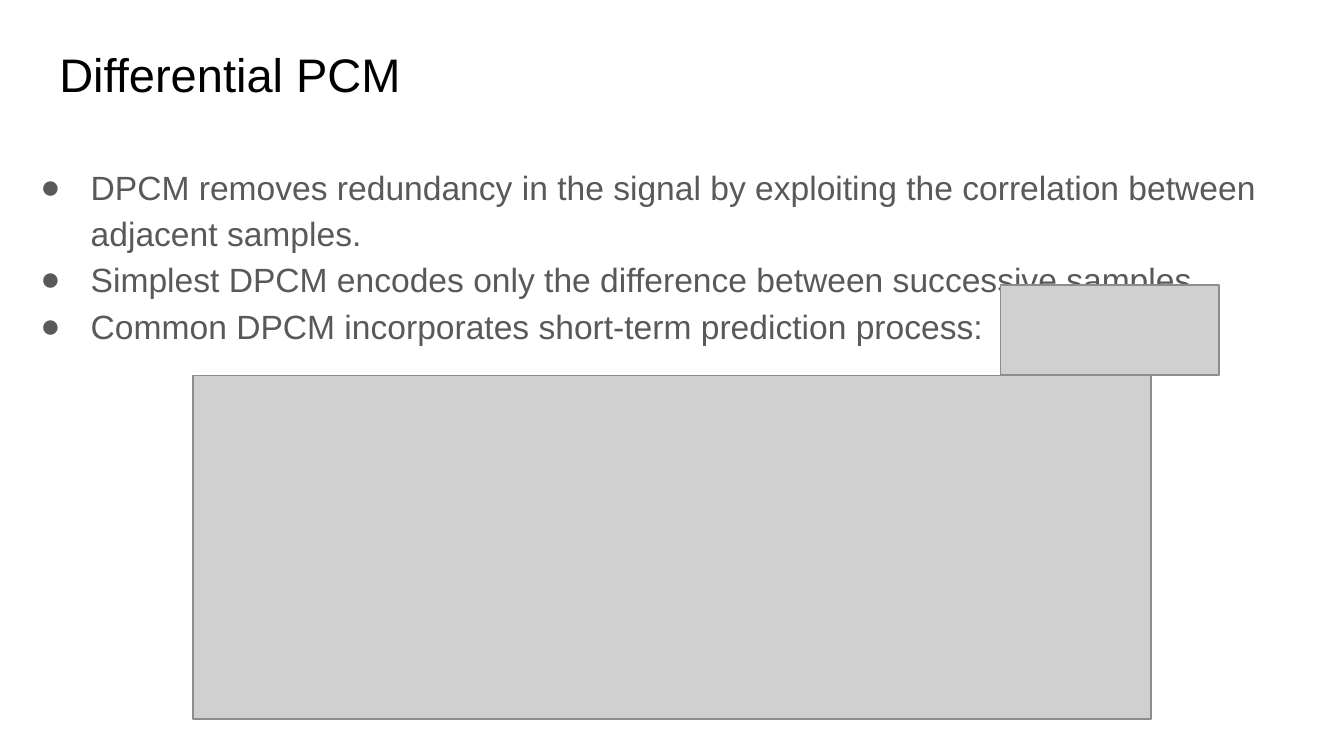
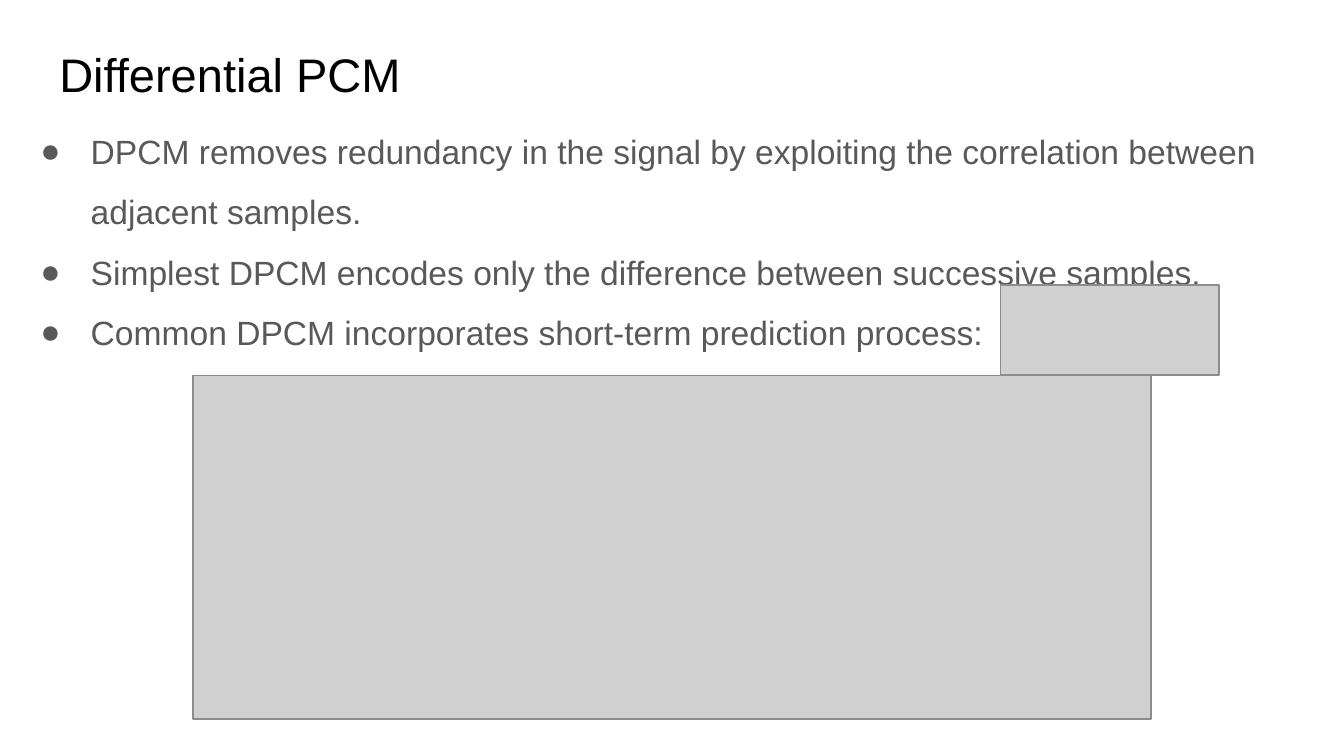
Before and after one commit to xserra/audio-coding-materials, a slide deck: slide 13 of lectures/2. Quantization and _entropy coding.pptx (slide 11 before the commit). Drawn at 1344x756 pixels with LibreOffice and Linux fonts; fonts in the diff are those of the drawing; grey boxes stand for pictures. Boxes give left, top, right and bottom in pixels: in the first picture for what was removed or moved away, otherwise in the second. Text is boxed around its words. In the diff, an @@ line names an element or a change of style, - is before the commit and + after.

```diff
--- a/lectures/2. Quantization and _entropy coding.pptx
+++ b/lectures/2. Quantization and _entropy coding.pptx
@@ text "DPCM removes redundancy in the ...": place and size @@
-text "DPCM removes redundancy in the ..." at [91,175,1255,345]
+text "DPCM removes redundancy in the ..." at [91,139,1255,351]
@@ text "DPCM removes redundancy in the ..." at [91,139,1255,351]: line spacing 1.15 to 1.5 @@
```
Also in this commit, not shown: 11 other slides changed, 4 slides added, 1 slide removed.
